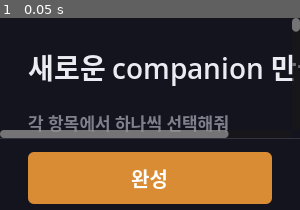
Above: before the commit, frame 1.
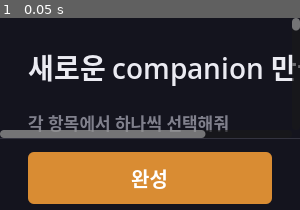
Above: after the commit, the same moment.

Repository: Jadest03/sprite-soul
Game: Godot game, scene res://scenes/Main.tscn
Two runs of this game, one before a commit and one after it. Both use one fixed random seed, a clock stepped at 60 frames per second and the inputs below.
Inputs:
- Up to frame 1 (0.05 s): no input

The runs differ from the first frame. In frame 1, 0.4% of the frame differs, in the area x 67-100%, y 5-63%.

Commit message:
feat: 외모 입력 폼 구조화, 배경 제거 개선, 수면 버그 수정
- PersonaSetup: 자유 텍스트 대신 성별/피부/머리/눈/옷 등 항목별 입력 폼으로 교체,
  _build_appearance_string()으로 영문 프롬프트 자동 조합
- EmotionState: wake_up() 추가 — 클릭 시 energy 0.5로 복원해 즉시 재수면 방지
- Companion: MOUSE_NEAR_DISTANCE 50→80, 수면 해제 시 emotion.wake_up() 호출
- generate_sprites.py: BiRefNet AI 배경 제거(4x 업스케일 후 처리) 적용,
  rembg 없을 시 BFS fallback
- Main: 로딩 UI를 CenterContainer로 가운데 정렬, 폰트/진행바 크기 확대

Co-Authored-By: Claude Sonnet 4.6 <noreply@anthropic.com>

Diff:
--- a/scripts/Companion.gd
+++ b/scripts/Companion.gd
@@ -7,7 +7,7 @@
 const BehaviorSelector = preload("res://scripts/BehaviorSelector.gd")
 
 const WALK_SPEED = 60.0
-const MOUSE_NEAR_DISTANCE = 50.0
+const MOUSE_NEAR_DISTANCE = 80.0
 const EDGE_LEAN_THRESHOLD = 35.0
 
 # 실제 스프라이트 vs placeholder에 따라 _ready에서 결정
@@ -143,6 +143,7 @@
 		if position.distance_to(get_viewport().get_mouse_position()) < MOUSE_NEAR_DISTANCE:
 			_reset_sleep_timer()
 			if fsm.current_state == CompanionFSM.State.SLEEP:
+				emotion.wake_up()
 				fsm.transition_to(CompanionFSM.State.IDLE)
 				return
 			if event.button_index == MOUSE_BUTTON_LEFT:
--- a/scripts/EmotionState.gd
+++ b/scripts/EmotionState.gd
@@ -27,6 +27,10 @@
 	attention = 1.0
 	energy    = minf(1.0, energy + 0.1)
 
+func wake_up() -> void:
+	energy    = maxf(energy, 0.5)
+	attention = 1.0
+
 func is_sleepy() -> bool:
 	return energy < 0.2
 
--- a/scripts/Main.gd
+++ b/scripts/Main.gd
@@ -53,28 +53,32 @@
 	bg.set_anchors_and_offsets_preset(Control.PRESET_FULL_RECT)
 	add_child(bg)
 
+	var center := CenterContainer.new()
+	center.set_anchors_and_offsets_preset(Control.PRESET_FULL_RECT)
+	add_child(center)
+
 	var vbox := VBoxContainer.new()
-	vbox.set_anchors_and_offsets_preset(Control.PRESET_CENTER)
-	vbox.add_theme_constant_override("separation", 16)
+	vbox.add_theme_constant_override("separation", 20)
 	vbox.alignment = BoxContainer.ALIGNMENT_CENTER
-	add_child(vbox)
+	center.add_child(vbox)
 
 	var title := Label.new()
 	title.text = "스프라이트 생성 중..."
-	title.add_theme_font_size_override("font_size", 22)
+	title.add_theme_font_size_override("font_size", 30)
 	title.add_theme_color_override("font_color", Color(0.92, 0.92, 0.95))
 	title.horizontal_alignment = HORIZONTAL_ALIGNMENT_CENTER
 	vbox.add_child(title)
 
 	_loading_label = Label.new()
 	_loading_label.text = "모델 로드 중..."
-	_loading_label.add_theme_font_size_override("font_size", 15)
+	_loading_label.add_theme_font_size_override("font_size", 19)
 	_loading_label.add_theme_color_override("font_color", Color(0.5, 0.5, 0.55))
 	_loading_label.horizontal_alignment = HORIZONTAL_ALIGNMENT_CENTER
+	_loading_label.custom_minimum_size = Vector2(400, 0)
 	vbox.add_child(_loading_label)
 
 	_progress_bar = ProgressBar.new()
-	_progress_bar.custom_minimum_size = Vector2(320, 10)
+	_progress_bar.custom_minimum_size = Vector2(400, 14)
 	_progress_bar.max_value = 100
 	_progress_bar.value = 0
 	_progress_bar.show_percentage = false
@@ -82,7 +86,7 @@
 
 	var hint := Label.new()
 	hint.text = "첫 실행 시 모델 다운로드(~13GB)가 필요해요"
-	hint.add_theme_font_size_override("font_size", 13)
+	hint.add_theme_font_size_override("font_size", 16)
 	hint.add_theme_color_override("font_color", Color(0.4, 0.4, 0.45))
 	hint.horizontal_alignment = HORIZONTAL_ALIGNMENT_CENTER
 	vbox.add_child(hint)
--- a/scripts/PersonaSetup.gd
+++ b/scripts/PersonaSetup.gd
@@ -23,11 +23,15 @@
 const CONFIRM_H    := 80
 
 var _name_field: LineEdit
-var _appearance_field: LineEdit
 var _hf_token_field: LineEdit
 var _user_name_field: LineEdit
 var _selections: Dictionary = {}
 var _confirm_btn: Button
+var _appearance_fields: Dictionary = {}
+var _appearance_field_nodes: Dictionary = {}
+var _gender_group: ButtonGroup
+
+const REQUIRED_APPEARANCE := ["gender", "skin", "hair_color", "hair_length", "hair_style", "eye_color", "top", "bottom"]
 
 func _ready() -> void:
 	_build_ui()
@@ -150,46 +154,157 @@
 	parent.add_child(sep)
 
 	var label := Label.new()
-	label.text = "외모 설명 (영문)"
+	label.text = "외모"
 	label.add_theme_font_size_override("font_size", FONT_LABEL)
 	label.add_theme_color_override("font_color", TEXT_COLOR)
 	parent.add_child(label)
 
 	var hint := Label.new()
-	hint.text = "스프라이트 생성에 사용돼요. 예: girl with black hair, pink dress"
+	hint.text = "입력한 정보로 스프라이트를 자동 생성해요  (* 필수)"
 	hint.add_theme_font_size_override("font_size", FONT_SUB)
 	hint.add_theme_color_override("font_color", MUTED_COLOR)
-	hint.autowrap_mode = TextServer.AUTOWRAP_WORD
 	parent.add_child(hint)
 
+	# Gender buttons
+	var gender_lbl := Label.new()
+	gender_lbl.text = "성별 *"
+	gender_lbl.add_theme_font_size_override("font_size", FONT_BTN)
+	gender_lbl.add_theme_color_override("font_color", MUTED_COLOR)
+	parent.add_child(gender_lbl)
+
+	var gender_row := HBoxContainer.new()
+	gender_row.add_theme_constant_override("separation", 8)
+	parent.add_child(gender_row)
+
+	_gender_group = ButtonGroup.new()
+	for pair in [["여자", "female"], ["남자", "male"]]:
+		var btn := Button.new()
+		btn.text = pair[0]
+		btn.toggle_mode = true
+		btn.button_group = _gender_group
+		btn.add_theme_font_size_override("font_size", FONT_BTN)
+		btn.custom_minimum_size = Vector2(88, BTN_HEIGHT)
+		_apply_btn_style(btn, BTN_NORMAL, MUTED_COLOR)
+		var val: String = pair[1]
+		btn.toggled.connect(func(on: bool):
+			if on:
+				_apply_btn_style(btn, BTN_SELECTED, Color(1, 1, 1))
+				_appearance_fields["gender"] = val
+			else:
+				_apply_btn_style(btn, BTN_NORMAL, MUTED_COLOR)
+		)
+		gender_row.add_child(btn)
+
+	# Required fields
+	_add_appearance_field(parent, "피부색 *",     "skin",        "fair / light / medium / tan / dark")
+	_add_appearance_field(parent, "머리 색 *",    "hair_color",  "black / blonde / brown / red / white / pink")
+	_add_appearance_field(parent, "머리 길이 *",  "hair_length", "short / medium / long")
+	_add_appearance_field(parent, "머리 스타일 *","hair_style",  "straight / curly / ponytail / twin tails / braided")
+	_add_appearance_field(parent, "눈 색 *",      "eye_color",   "brown / blue / green / red / purple / black")
+	_add_appearance_field(parent, "상의 *",       "top",         "white shirt / blue hoodie / black jacket")
+	_add_appearance_field(parent, "하의 *",       "bottom",      "jeans / skirt / shorts / dress")
+
+	# Optional fields
+	_add_appearance_field(parent, "신발",   "shoes",     "sneakers / boots / sandals")
+	_add_appearance_field(parent, "모자",   "hat",       "baseball cap / beanie / bow")
+	_add_appearance_field(parent, "악세서리","accessory", "glasses / scarf / bag")
+	_add_appearance_field(parent, "분위기", "vibe",      "cute / cool / casual / sporty / elegant")
+
+func _add_appearance_field(parent: VBoxContainer, label_text: String, key: String, placeholder: String) -> void:
+	var row := HBoxContainer.new()
+	row.add_theme_constant_override("separation", 12)
+	row.size_flags_horizontal = Control.SIZE_EXPAND_FILL
+	parent.add_child(row)
+
+	var lbl := Label.new()
+	lbl.text = label_text
+	lbl.add_theme_font_size_override("font_size", FONT_BTN)
+	lbl.add_theme_color_override("font_color", MUTED_COLOR)
+	lbl.custom_minimum_size = Vector2(96, 0)
+	lbl.vertical_alignment = VERTICAL_ALIGNMENT_CENTER
+	row.add_child(lbl)
+
 	var panel := PanelContainer.new()
+	panel.size_flags_horizontal = Control.SIZE_EXPAND_FILL
 	var ps := StyleBoxFlat.new()
 	ps.bg_color = BTN_NORMAL
-	ps.corner_radius_top_left     = 8
-	ps.corner_radius_top_right    = 8
-	ps.corner_radius_bottom_left  = 8
-	ps.corner_radius_bottom_right = 8
+	ps.corner_radius_top_left     = 6
+	ps.corner_radius_top_right    = 6
+	ps.corner_radius_bottom_left  = 6
+	ps.corner_radius_bottom_right = 6
 	ps.set_content_margin_all(0)
 	panel.add_theme_stylebox_override("panel", ps)
-	parent.add_child(panel)
+	row.add_child(panel)
 
 	var pm := MarginContainer.new()
-	pm.add_theme_constant_override("margin_left",   12)
-	pm.add_theme_constant_override("margin_right",  12)
-	pm.add_theme_constant_override("margin_top",     8)
-	pm.add_theme_constant_override("margin_bottom",  8)
+	pm.add_theme_constant_override("margin_left",  10)
+	pm.add_theme_constant_override("margin_right", 10)
+	pm.add_theme_constant_override("margin_top",    6)
+	pm.add_theme_constant_override("margin_bottom", 6)
 	panel.add_child(pm)
 
-	_appearance_field = LineEdit.new()
-	_appearance_field.placeholder_text = "girl with black hair and pink dress"
-	_appearance_field.add_theme_font_size_override("font_size", FONT_INPUT)
-	_appearance_field.add_theme_color_override("font_color", TEXT_COLOR)
-	_appearance_field.add_theme_color_override("font_placeholder_color", MUTED_COLOR)
+	var field := LineEdit.new()
+	field.placeholder_text = placeholder
+	field.add_theme_font_size_override("font_size", FONT_BTN)
+	field.add_theme_color_override("font_color", TEXT_COLOR)
+	field.add_theme_color_override("font_placeholder_color", MUTED_COLOR)
 	var empty := StyleBoxEmpty.new()
-	_appearance_field.add_theme_stylebox_override("normal",    empty)
-	_appearance_field.add_theme_stylebox_override("focus",     empty)
-	_appearance_field.add_theme_stylebox_override("read_only", empty)
-	pm.add_child(_appearance_field)
+	field.add_theme_stylebox_override("normal",    empty)
+	field.add_theme_stylebox_override("focus",     empty)
+	field.add_theme_stylebox_override("read_only", empty)
+	field.text_changed.connect(func(text: String):
+		var trimmed := text.strip_edges()
+		if trimmed.is_empty():
+			_appearance_fields.erase(key)
+		else:
+			_appearance_fields[key] = trimmed
+	)
+	pm.add_child(field)
+	_appearance_field_nodes[key] = field
+
+func _build_appearance_string() -> String:
+	var gender: String = _appearance_fields.get("gender", "female")
+	var skin: String = _appearance_fields.get("skin", "")
+	var hair_color: String = _appearance_fields.get("hair_color", "")
+	var hair_length: String = _appearance_fields.get("hair_length", "")
+	var hair_style: String = _appearance_fields.get("hair_style", "")
+	var eye_color: String = _appearance_fields.get("eye_color", "")
+	var top: String = _appearance_fields.get("top", "")
+	var bottom: String = _appearance_fields.get("bottom", "")
+	var shoes: String = _appearance_fields.get("shoes", "")
+	var hat: String = _appearance_fields.get("hat", "")
+	var accessory: String = _appearance_fields.get("accessory", "")
+	var vibe: String = _appearance_fields.get("vibe", "")
+
+	var parts: Array[String] = []
+	parts.append(gender)
+	if not skin.is_empty():
+		parts.append("with %s skin" % skin)
+
+	var hair_parts: Array[String] = []
+	if not hair_color.is_empty(): hair_parts.append(hair_color)
+	if not hair_length.is_empty(): hair_parts.append(hair_length)
+	if not hair_style.is_empty(): hair_parts.append(hair_style)
+	if not hair_parts.is_empty():
+		parts.append("%s hair" % " ".join(hair_parts))
+
+	if not eye_color.is_empty():
+		parts.append("%s eyes" % eye_color)
+
+	var wearing: Array[String] = []
+	if not top.is_empty(): wearing.append(top)
+	if not bottom.is_empty(): wearing.append(bottom)
+	if not shoes.is_empty(): wearing.append(shoes)
+	if not hat.is_empty(): wearing.append(hat)
+	if not wearing.is_empty():
+		parts.append("wearing %s" % ", ".join(wearing))
+
+	if not accessory.is_empty():
+		parts.append("with %s" % accessory)
+	if not vibe.is_empty():
+		parts.append(vibe + " style")
+
+	return ", ".join(parts)
 
 func _add_hf_token_section(parent: VBoxContainer) -> void:
 	var sep := HSeparator.new()
@@ -351,18 +466,21 @@
 	if _selections.size() < PersonaData.CATEGORIES.size():
 		_shake(_confirm_btn)
 		return
-	var appearance := _appearance_field.text.strip_edges()
-	if appearance.is_empty():
-		_shake(_appearance_field)
-		return
+	for key in REQUIRED_APPEARANCE:
+		if not _appearance_fields.has(key):
+			if _appearance_field_nodes.has(key):
+				_shake(_appearance_field_nodes[key])
+			else:
+				_shake(_confirm_btn)
+			return
 	var hf_token := _hf_token_field.text.strip_edges()
 	if hf_token.is_empty():
 		_shake(_hf_token_field)
 		return
-	# 토큰 로컬 저장 (다음 실행 시 재사용)
 	var tf := FileAccess.open("user://hf_token.txt", FileAccess.WRITE)
 	if tf:
 		tf.store_string(hf_token)
+	var appearance := _build_appearance_string()
 	PersonaGenerator.save_persona(name, _selections, appearance)
 	var user_name := _user_name_field.text.strip_edges()
 	if not user_name.is_empty():
Not shown, changed: sprite_gen/generate_sprites.py
